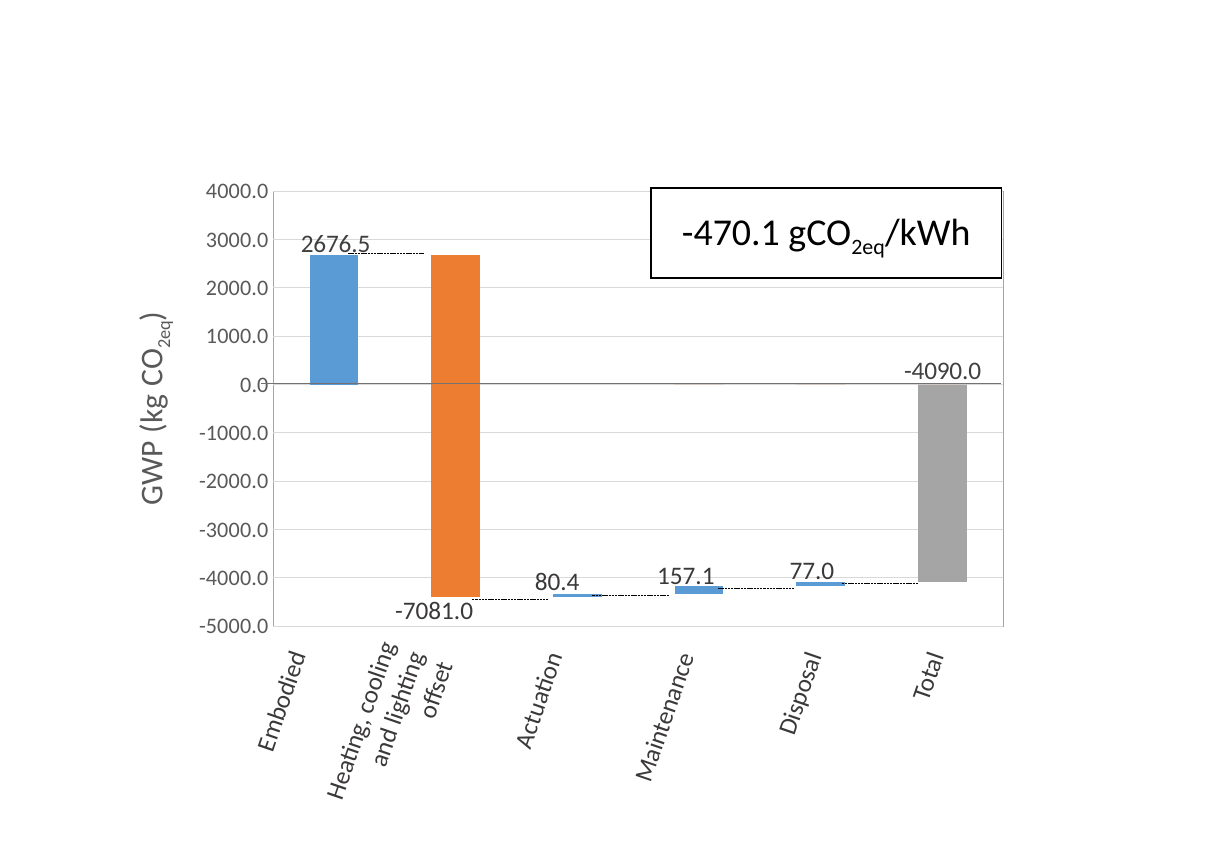
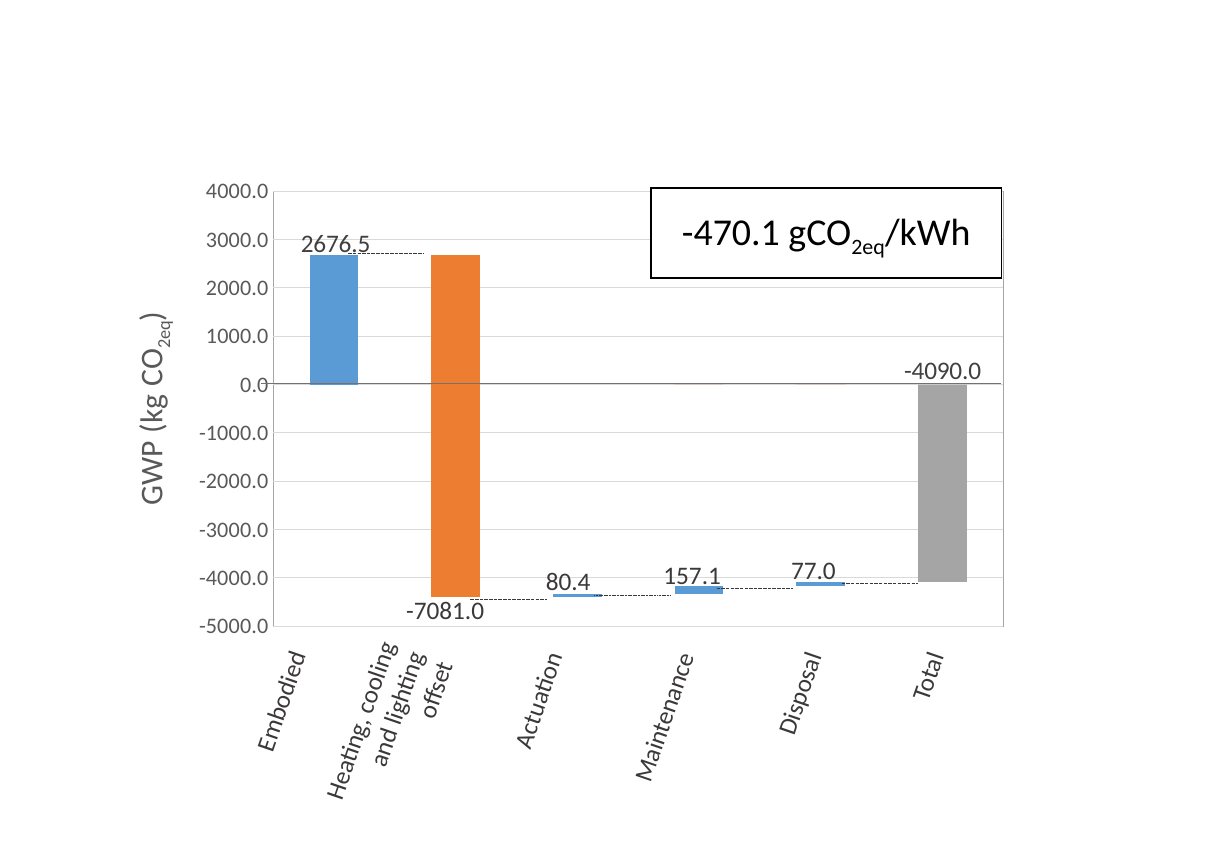
Before and after one commit to architecture-building-systems/LCA_Paper, a slide deck: slide 11 of elsarticle/Images/Thesis charts.pptx. Drawn at 1232x853 pixels with LibreOffice and Linux fonts; fonts in the diff are those of the drawing. Boxes give left, top, right and bottom in pixels: in the first picture for what was removed or moved away, otherwise in the second. Text is boxed around its words. In the diff, an @@ line names an element or a change of style, - is before the commit and + after.

```diff
--- a/elsarticle/Images/Thesis charts.pptx
+++ b/elsarticle/Images/Thesis charts.pptx
@@ column stacked chart at <box>106,168,1023,651</box> @@
@@ data labels of Series 4 changed @@
@@ line (348, 254) - (424, 254): stroke #000000 0.5 pt dashed to #3B3838 0.75 pt dashed @@
@@ text "80.4": place and size @@
-text "80.4" at <box>535,572,580,597</box>
+text "80.4" at <box>546,572,591,597</box>
@@ text "157.1": place and size @@
-text "157.1" at <box>657,567,714,590</box>
+text "157.1" at <box>663,567,720,590</box>
@@ text "-7081.0": place and size @@
-text "-7081.0" at <box>395,599,473,619</box>
+text "-7081.0" at <box>406,599,484,619</box>
@@ line (594, 596) - (670, 596): stroke #000000 0.5 pt dashed to #3B3838 0.25 pt dashed @@
@@ line (717, 588) - (793, 588): stroke #000000 0.5 pt dashed to #3B3838 0.75 pt dashed @@
@@ line (842, 584) - (918, 584): stroke #000000 0.5 pt dashed to #3B3838 0.75 pt dashed @@
@@ line (471, 600) - (547, 600): stroke #000000 0.5 pt dashed to #3B3838 0.75 pt dashed @@
```
Also in this commit, not shown: 2 other slides changed, 1 other file.
